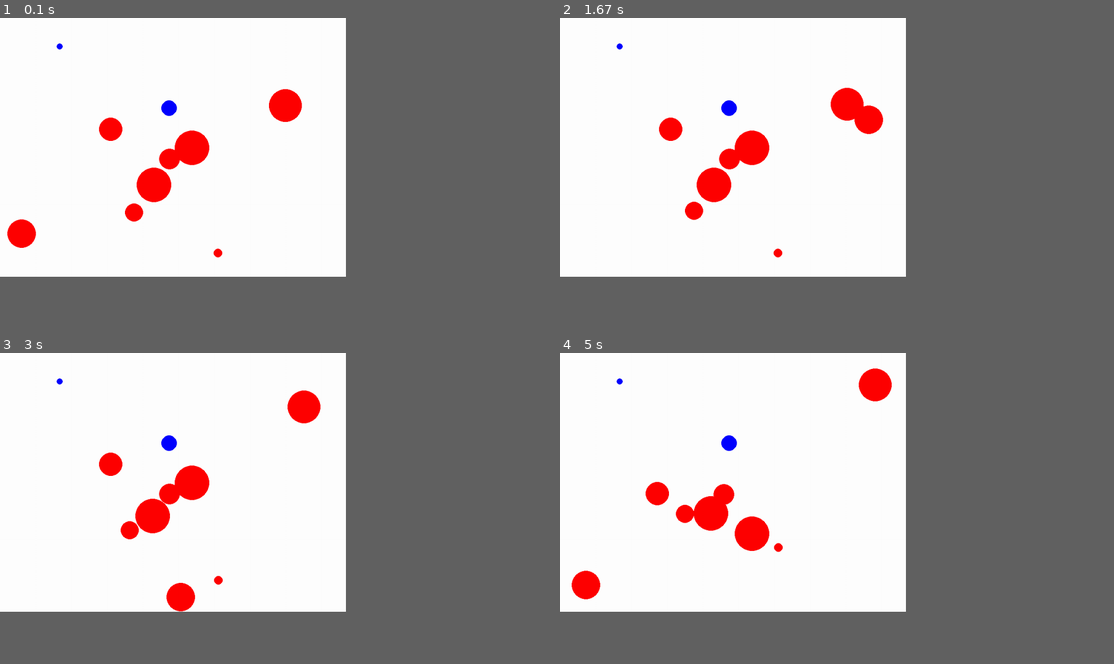
Above: before the commit, frames 1-4 (two rows, left to right).
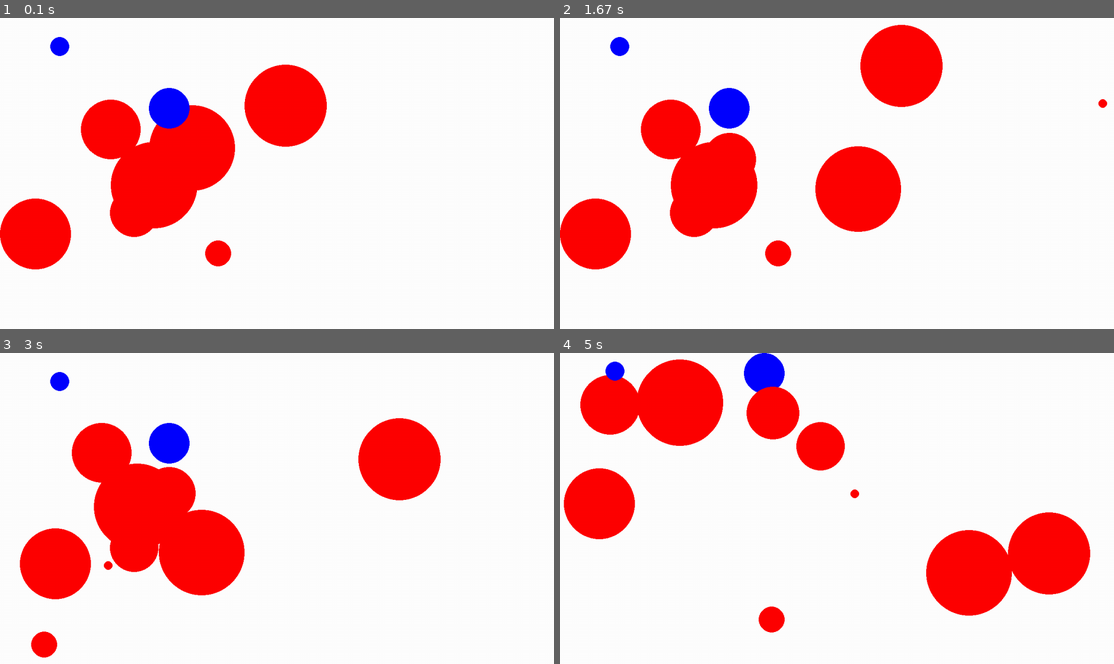
Above: after the commit, the same moments.

Repository: TOEGENT/pygame_project
Game: pygame game, started from main.py
The game is run twice, just before and just after one commit, with the same random seed, the same clock (stepped at 60 frames per second) and the same inputs.
Inputs:
- Up to frame 1 (0.1 s): no input
- Up to frame 2 (1.67 s): hold Right 0.33-0.8 s; hold Up 0.83-1.13 s; hold Right 1.17-1.63 s
- Up to frame 3 (3 s): hold Left 1.67-2.2 s; hold Down 2.23-2.53 s; hold Left 2.57-2.97 s
- Up to frame 4 (5 s): hold Up 3-3.37 s; hold Right 3.4-4.03 s; hold Down 4.07-4.43 s; hold Left 4.47-4.93 s; hold Right from 4.97 s (still down)
In our replay, the window is 562x421 before the commit and 900x506 after it. These sizes can differ from the game's own. Grey fills any space a smaller window leaves; there, only what the larger window draws over its background counts as a difference.

The runs differ from the first frame. In frame 1, 12% of the frame differs, in the area x 0-59%, y 6-81%; in frame 2, 16%; in frame 3, 16%; in frame 4, 20%, in the area x 0-96%, y 0-90%.

Commit message:
Добавил импульсную систему

Diff:
--- a/main.py
+++ b/main.py
@@ -8,7 +8,7 @@
 
 pygame.init()
 
-screen = pygame.display.set_mode((800, 600))
+screen = pygame.display.set_mode((1280, 720))
 pygame.display.set_caption("My Game")
 clock = pygame.time.Clock()
 
@@ -52,7 +52,11 @@
 
 
     def apply_forces(self, dt):
+        k=2
+        e = 0.5
         for i in range(len(self.entities)):
+
+
             a = self.entities[i]
 
             for j in range(i+1, len(self.entities)):
@@ -60,7 +64,7 @@
                 dx = a.pos[0] - b.pos[0]
                 dy = a.pos[1] - b.pos[1]
                 distance = math.sqrt(dx**2 + dy**2)
-
+                radius_sum = a.radius + b.radius
                 if distance == 0:
                     continue
 
@@ -70,16 +74,26 @@
                 R = a.radius + b.radius
                 overlap = R - distance
                 if overlap > 0:
-                    # Сила пропорциональна скорости объектов
-                    relative_speed = math.sqrt((a.velocity[0] - b.velocity[0])**2 + (a.velocity[1] - b.velocity[1])**2)
-                    force = overlap * relative_speed * (a.mass * b.mass) / (a.mass + b.mass)
-                    fx = nx * force
-                    fy = ny * force
-
-                    a.velocity[0] += fx / a.mass * dt
-                    a.velocity[1] += fy / a.mass * dt
-                    b.velocity[0] -= fx / b.mass * dt
-                    b.velocity[1] -= fy / b.mass * dt
+
+                    rvx = a.velocity[0] - b.velocity[0]
+                    rvy = a.velocity[1] - b.velocity[1]
+                    vel_along_normal = rvx * nx + rvy * ny
+
+                    if vel_along_normal > 0:
+                        continue
+
+                    vel_along_normal -= (abs(vel_along_normal) **k)
+                    j_impulse = -(1 + e) * vel_along_normal
+                    j_impulse /= (1 / a.mass + 1 / b.mass)
+
+                    impulse_x = j_impulse * nx
+                    impulse_y = j_impulse * ny
+
+
+                    a.velocity[0] += impulse_x / a.mass * dt
+                    a.velocity[1] += impulse_y / a.mass * dt
+                    b.velocity[0] -= impulse_x / b.mass * dt
+                    b.velocity[1] -= impulse_y / b.mass * dt
 
     def apply_boundaries(self, dt):
         w, h = screen.get_size()
@@ -138,14 +152,22 @@
 
 running=True
 
-
-balls = [Ball(
+balls = [
+    Ball(
+    color = Colors.RED,
+    pos = [400, 300],
+    radius = 10,
+    mass = 10),
+]
+
+balls+=[Ball(
     color = random.choice([Colors.RED, Colors.BLUE]),
     pos = [random.randint(50, 750), random.randint(50, 550)],\
-    radius = random.randint(2, 40),
+    radius = random.randint(10, 100),
     mass = random.randint(2, 50)) for _ in range(10)]
-enitites=balls
-game_state = GameState(enitites)
+
+entities=balls
+game_state = GameState(entities)
 
 
 # Главный игровой цикл
